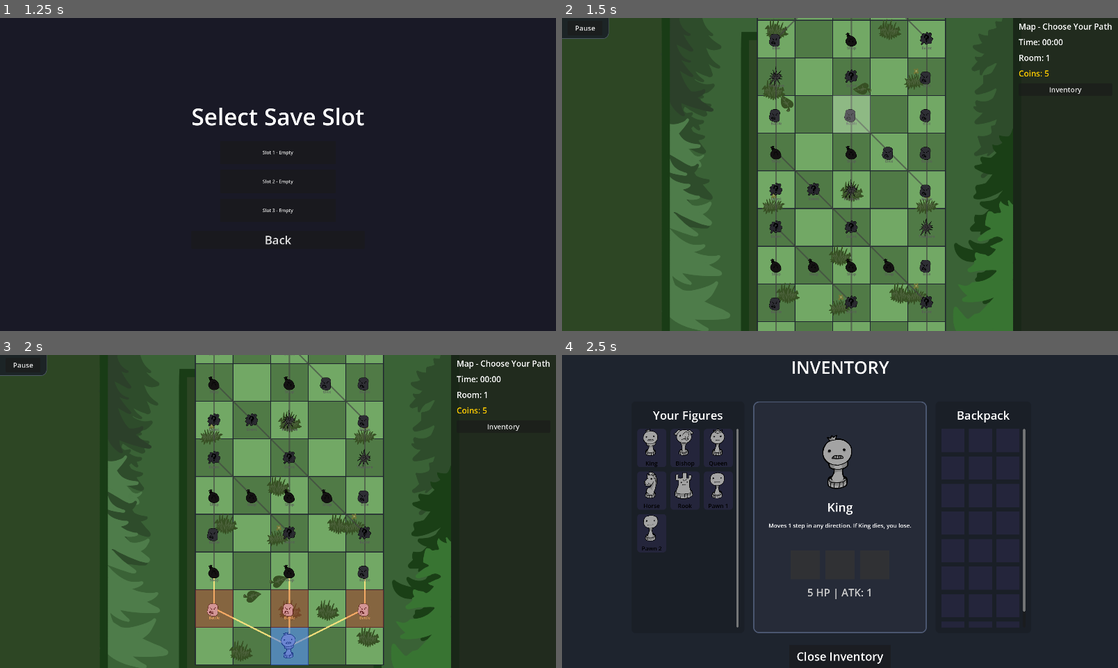
Above: before the commit, frames 1-4 (two rows, left to right).
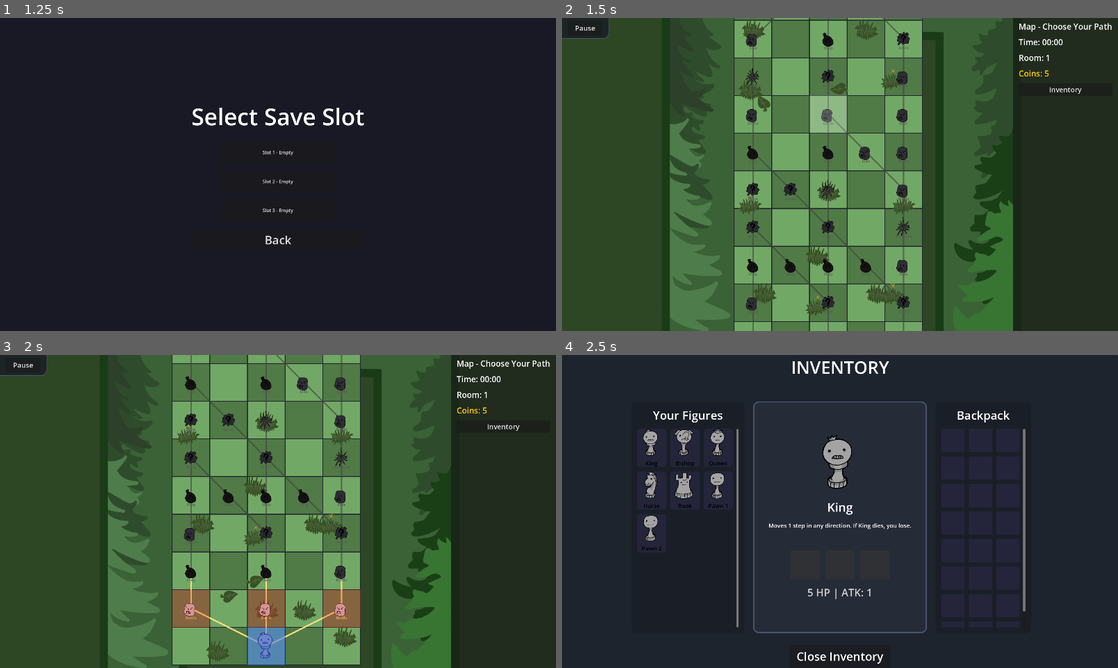
Above: after the commit, the same moments.

Repository: VAXVORTEX/Chessodd
Game: Godot game, scene res://Main.tscn
The game is run twice, just before and just after one commit, with the same random seed, the same clock (stepped at 60 frames per second) and the same inputs.
Inputs:
- Up to frame 1 (1.25 s): click "Play" at 0.5 s
- Up to frame 2 (1.5 s): click "Slot 1 - Empty" at 1.25 s
- Up to frame 3 (2 s): no input
- Up to frame 4 (2.5 s): click "Inventory" at 2 s

Frame 1 is identical in both runs. In frame 2, 25% of the frame differs, in the area x 30-70%, y 0-100%; in frame 3, 25%; in frame 4, nothing differs.

Commit message:
fix: translation parsing error and adjust board offset

Diff:
--- a/Main.gd
+++ b/Main.gd
@@ -5,7 +5,7 @@
 @export var CELL_SPACING: Vector2 = Vector2(4, 4)
 const COLS = 5
 const ROWS = 8
-var BOARD_OFFSET: Vector2 = Vector2(675, 60)
+var BOARD_OFFSET: Vector2 = Vector2(595, 60)
 
 enum PieceType { PAWN, KNIGHT, BISHOP, KING, ROCK, POOP, ROOK, QUEEN, SPIKED_PAWN, EVIL_EYE, BOSS_DEADKING, BOSS_HEAD, BOSS_BODY, BOMB_BARREL, TELEPAWN, NIGHTMARE_PAWN, CHECKER, BLOOD_QUEEN, TICK, FIGURECATCHER, BEAR, FUNGUS, SPORE, WOLF }
 enum GameState { PLAYING, SHOP, TARGETING_SACRIFICE, TARGETING_DARK_MIRROR, TARGETING_HAND, MAP, TARGETING_BLOOD_KNIFE, TARGETING_TORCH, TARGETING_FINGER, MAIN_MENU, SAVE_SELECTION }
--- a/scripts/LevelUpScreen.gd
+++ b/scripts/LevelUpScreen.gd
@@ -117,10 +117,7 @@
 	var p_name = data.get("title", "")
 	var p_desc = data.get("desc", "")
 
-	# Try to find a valid key by looking through TranslationManager if possible
-	# But using registry directly is safer
-	if TranslationManager.has_method("get_piece_name"):
-		pass # We could try to translate, but this fallback is safest for now
+
 
 	lbl_desc.text = p_name + "\n" + p_desc
 	lbl_desc.set("theme_override_font_sizes/font_size", 24)
